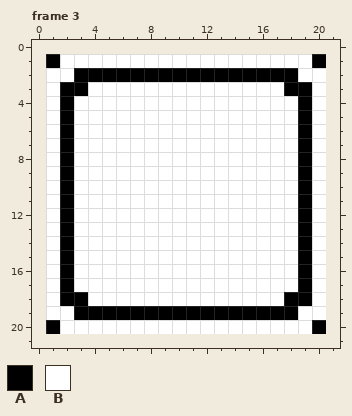
Edited in one commit: pixel-art file (ui/gui/button/small/button_small.ase). The first picture shows the starting point.
20x20 pixels, 4 frames. Shown: frame 3. The old version is drawn lined up with the new one, on the new canvas.
Palette (. is transparent): A #000000  B #ffffff
Pixels before, frame 3, first column x 1:
 1 ABBBBBBBBBBBBBBBBBBA
 2 BBAAAAAAAAAAAAAAAABB
 3 BAABBBBBBBBBBBBBBAAB
 4 BABBBBBBBBBBBBBBBBAB
 5 BABBBBBBBBBBBBBBBBAB
 6 BABBBBBBBBBBBBBBBBAB
 7 BABBBBBBBBBBBBBBBBAB
 8 BABBBBBBBBBBBBBBBBAB
 9 BABBBBBBBBBBBBBBBBAB
10 BABBBBBBBBBBBBBBBBAB
11 BABBBBBBBBBBBBBBBBAB
12 BABBBBBBBBBBBBBBBBAB
13 BABBBBBBBBBBBBBBBBAB
14 BABBBBBBBBBBBBBBBBAB
15 BABBBBBBBBBBBBBBBBAB
16 BABBBBBBBBBBBBBBBBAB
17 BABBBBBBBBBBBBBBBBAB
18 BAABBBBBBBBBBBBBBAAB
19 BBAAAAAAAAAAAAAAAABB
20 ABBBBBBBBBBBBBBBBBBA
And afterwards:
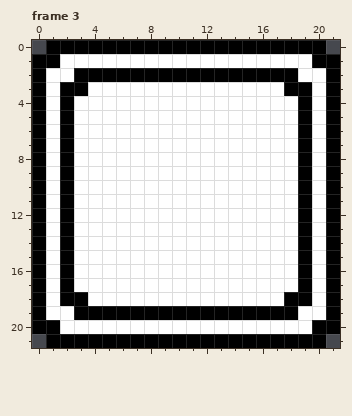
Difference:
canvas 20x20 -> 22x22, the old top-left corner now at 1,1
Changed rows in their new state; - is an unchanged pixel.
Frame 3:
first column x 0:
 0 -AAAAAAAAAAAAAAAAAAAA-
 1 A--------------------A
 2 A--------------------A
 3 A--------------------A
 4 A--------------------A
 5 A--------------------A
 6 A--------------------A
 7 A--------------------A
 8 A--------------------A
 9 A--------------------A
10 A--------------------A
11 A--------------------A
12 A--------------------A
13 A--------------------A
14 A--------------------A
15 A--------------------A
16 A--------------------A
17 A--------------------A
18 A--------------------A
19 A--------------------A
20 A--------------------A
21 -AAAAAAAAAAAAAAAAAAAA-
Changed places in both pictures, as pixel boxes (x1, y1, x2, y2):
added: (32, 40, 340, 348)
